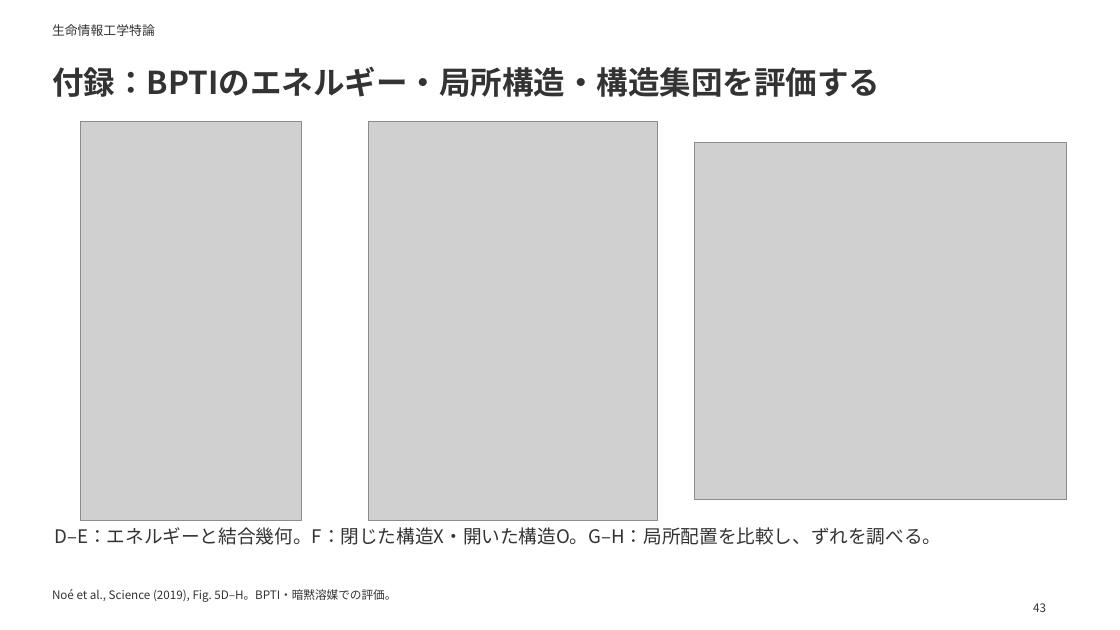
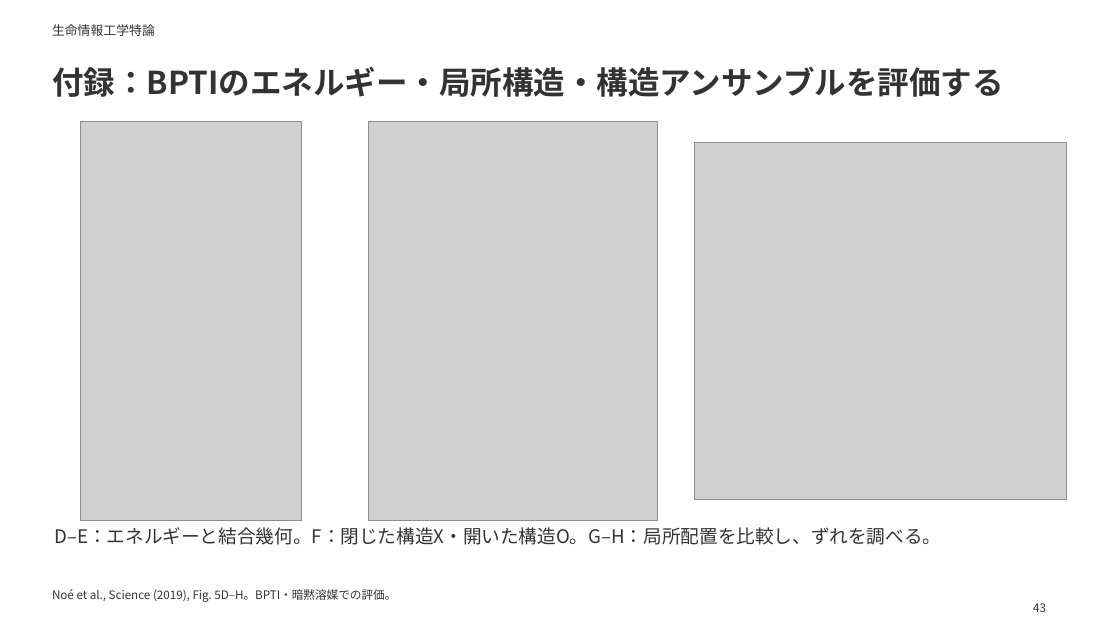
Before and after one commit to matsunagalab/lecture_bioinfo, a slide deck: slide 43 of 13_構造集団を生成するAI/13_構造集団を生成するAI.pptx. Drawn at 1120x630 pixels with LibreOffice and Linux fonts; fonts in the diff are those of the drawing; grey boxes stand for pictures. Boxes give left, top, right and bottom in pixels: in the first picture for what was removed or moved away, otherwise in the second. Text is boxed around its words. In the diff, an @@ line names an element or a change of style, - is before the commit and + after.

```diff
--- a/13_構造集団を生成するAI/13_構造集団を生成するAI.pptx
+++ b/13_構造集団を生成するAI/13_構造集団を生成するAI.pptx
@@ text at [52, 66, 1004, 97]: text changed @@
-付録：BPTIのエネルギー・局所構造・構造集団を評価する
+付録：BPTIのエネルギー・局所構造・構造アンサンブルを評価する
```
Also in this commit, not shown: 13 other slides changed, 27 other files.
